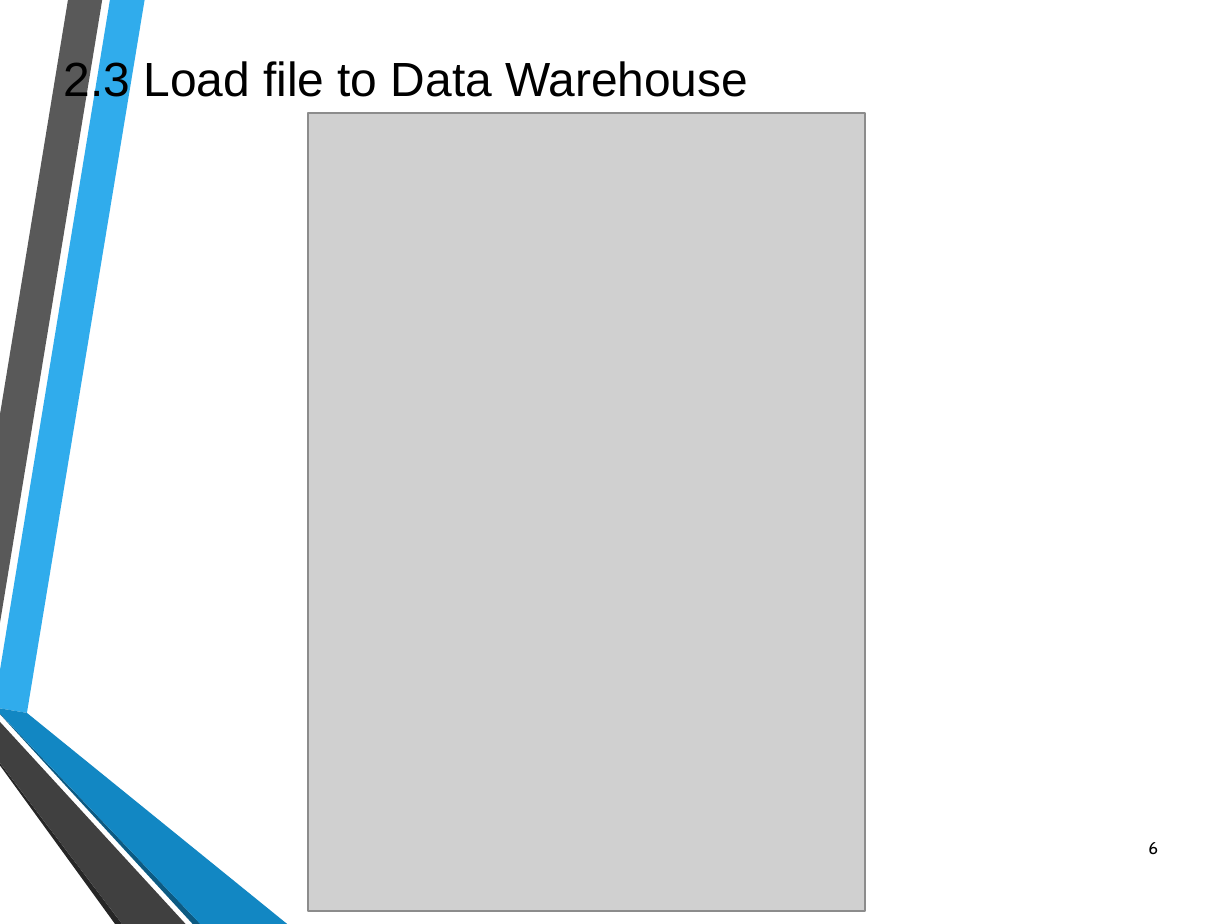
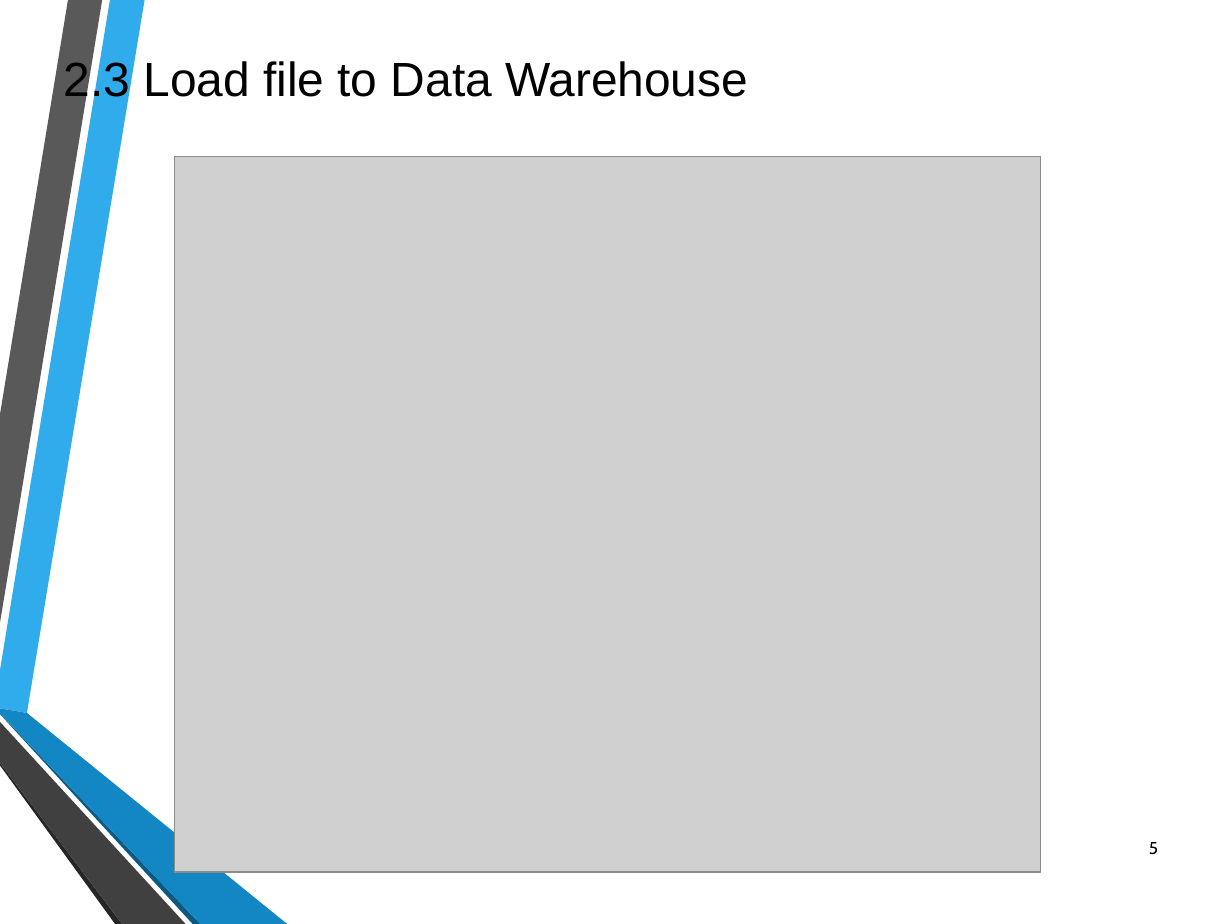
Before and after one commit to ThanhHiep1998/Data-Warehouse-2020_chieu_nhom-15, a slide deck: slide 5 of DataWarehouse_2020_chieu_nhom15.pptx (slide 6 before the commit). Drawn at 1232x924 pixels with LibreOffice and Linux fonts; fonts in the diff are those of the drawing; grey boxes stand for pictures; background and template pictures are left out. Boxes give left, top, right and bottom in pixels: in the first picture for what was removed or moved away, otherwise in the second. Text is boxed around its words. In the diff, an @@ line names an element or a change of style, - is before the commit and + after.

```diff
--- a/DataWarehouse_2020_chieu_nhom15.pptx
+++ b/DataWarehouse_2020_chieu_nhom15.pptx
@@ picture: place and size @@
-picture at box(308, 113, 865, 912)
+picture at box(175, 156, 1041, 872)
@@ page number at box(1149, 842, 1158, 855): text changed @@
-6
+5
```
Also in this commit, not shown: 2 other slides changed, 1 slide removed.
